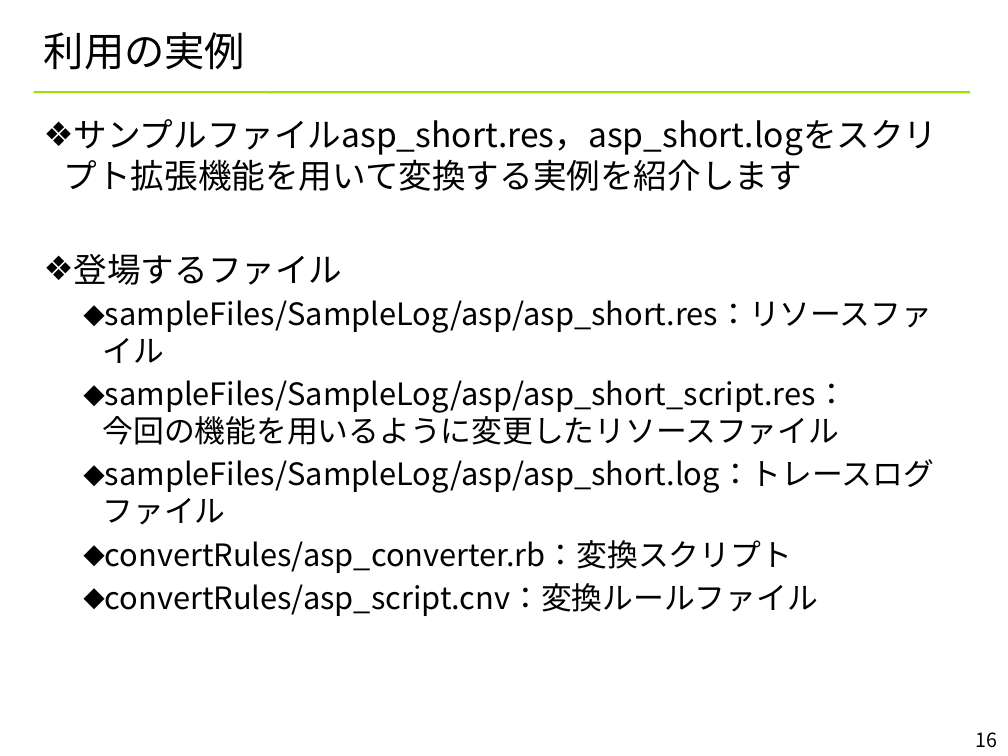
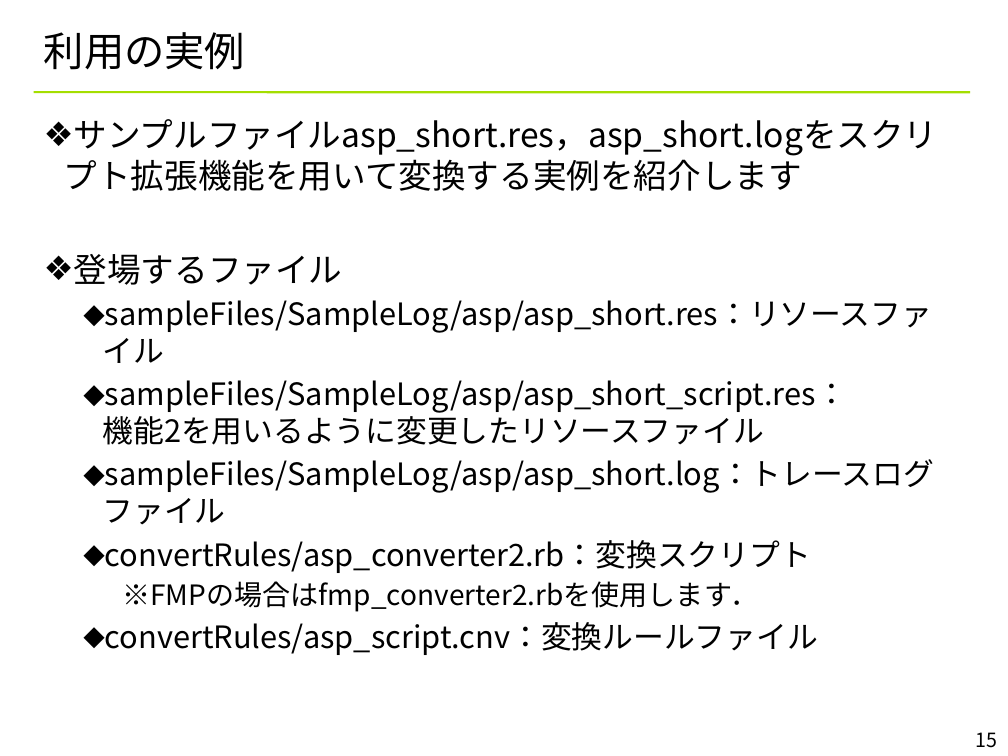
Before and after one commit to YixiaoLi/tlv4mc, a slide deck: slide 15 of doc/converter_manual.pptx (slide 16 before the commit). Drawn at 1008x756 pixels with LibreOffice and Linux fonts; fonts in the diff are those of the drawing; background and template pictures are left out. Boxes give left, top, right and bottom in pixels: in the first picture for what was removed or moved away, otherwise in the second. Text is boxed around its words. In the diff, an @@ line names an element or a change of style, - is before the commit and + after.

```diff
--- a/doc/converter_manual.pptx
+++ b/doc/converter_manual.pptx
@@ text at box(103, 380, 847, 445): text changed @@
-  ⬥ sampleFiles/SampleLog/asp/asp_short_script.res：
-    今回の機能を用いるように変更したリソースファイル
+  ⬥ sampleFiles/SampleLog/asp/asp_short_script.res：
+    機能2を用いるように変更したリソースファイル
@@ text at box(105, 540, 811, 612): text changed @@
-  ⬥ convertRules/asp_converter.rb：変換スクリプト
+  ⬥ convertRules/asp_converter2.rb：変換スクリプト
+    ※FMPの場合はfmp_converter2.rbを使用します．
@@ page number at box(976, 732, 998, 748): text changed @@
-16
+15
```
Also in this commit, not shown: 10 other slides changed, 2 slides added, 2 slides removed.
